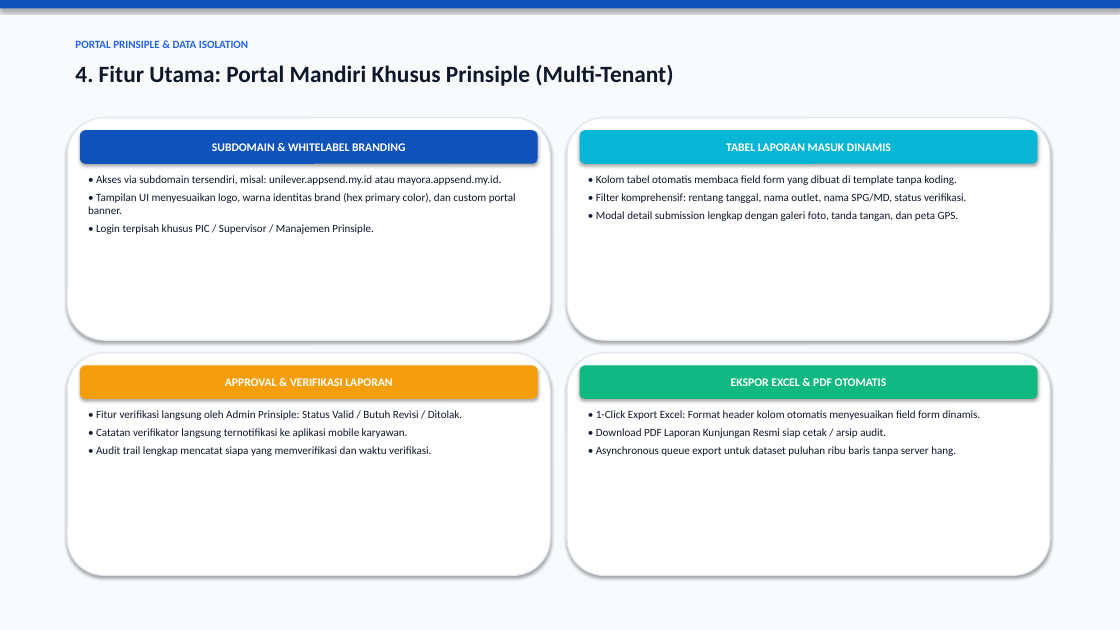
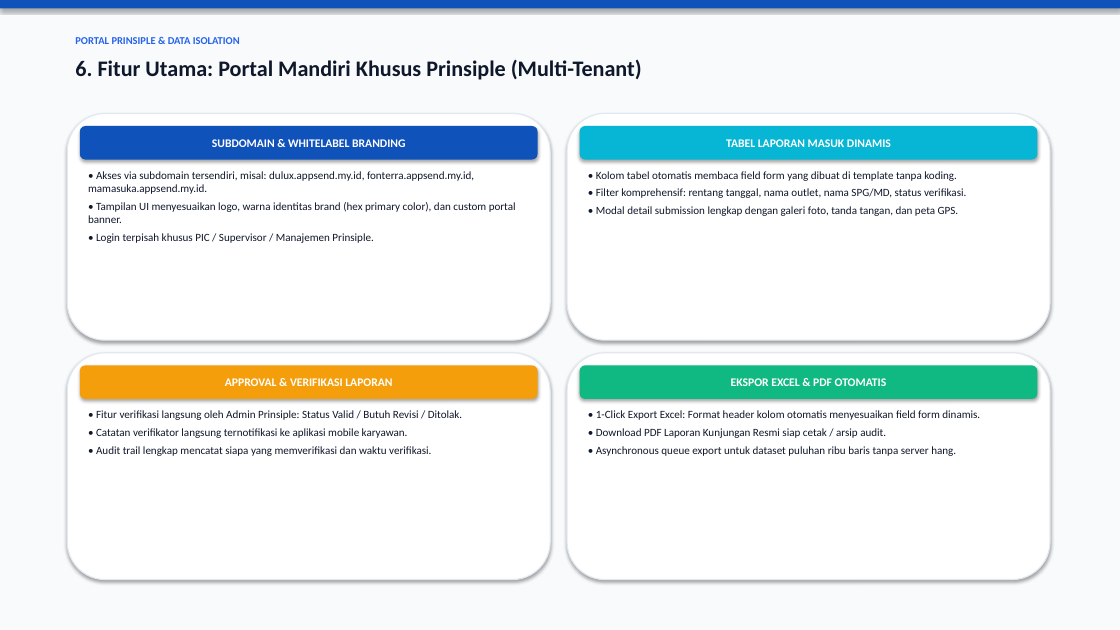
Before and after one commit to digitalgalery-dgsoft/attendaceesa, a slide deck: slide 7 of Plan_Reporting_Custom_Prinsiple_ESA.pptx (slide 5 before the commit). Drawn at 1120x630 pixels with LibreOffice and Linux fonts; fonts in the diff are those of the drawing. Boxes give left, top, right and bottom in pixels: in the first picture for what was removed or moved away, otherwise in the second. Text is boxed around its words. In the diff, an @@ line names an element or a change of style, - is before the commit and + after.

Commit message:
docs: Tambahkan studi kasus 3 prinsiple (Dulux, Fonterra, Mamasuka) ke presentasi PPTX

```diff
--- a/Plan_Reporting_Custom_Prinsiple_ESA.pptx
+++ b/Plan_Reporting_Custom_Prinsiple_ESA.pptx
@@ text "PORTAL PRINSIPLE & DATA ISOLATION" at (x1=75, y1=37, x2=240, y2=44): size 9.5 to 9 pt @@
@@ text at (x1=75, y1=59, x2=642, y2=80): text changed; size 20 to 19 pt @@
-4. Fitur Utama: Portal Mandiri Khusus Prinsiple (Multi-Tenant)
+6. Fitur Utama: Portal Mandiri Khusus Prinsiple (Multi-Tenant)
@@ rounded rectangle resized from (x1=67, y1=118, x2=550, y2=340) to (x1=67, y1=113, x2=550, y2=340) @@
@@ rounded rectangle resized from (x1=567, y1=118, x2=1050, y2=340) to (x1=567, y1=113, x2=1050, y2=340) @@
@@ rounded rectangle "SUBDOMAIN & WHITELABEL BRANDING" moved from (x1=80, y1=130, x2=538, y2=164) to (x1=80, y1=126, x2=538, y2=160) @@
@@ rounded rectangle "TABEL LAPORAN MASUK DINAMIS" moved from (x1=580, y1=130, x2=1038, y2=164) to (x1=580, y1=126, x2=1038, y2=160) @@
@@ text at (x1=88, y1=171, x2=474, y2=194): text changed @@
-• Akses via subdomain tersendiri, misal: unilever.appsend.my.id atau mayora.appsend.my.id.
+• Akses via subdomain tersendiri, misal: dulux.appsend.my.id, fonterra.appsend.my.id, mamasuka.appsend.my.id.
@@ text "• Kolom tabel otomatis membaca ..." rewrapped from (x1=596, y1=175, x2=966, y2=221) to (x1=596, y1=171, x2=959, y2=216) @@
@@ rounded rectangle resized from (x1=67, y1=353, x2=550, y2=576) to (x1=67, y1=353, x2=550, y2=580) @@
@@ rounded rectangle resized from (x1=567, y1=353, x2=1050, y2=576) to (x1=567, y1=353, x2=1050, y2=580) @@
```
Also in this commit, not shown: 10 other slides changed, 2 slides added, 2 other files.
